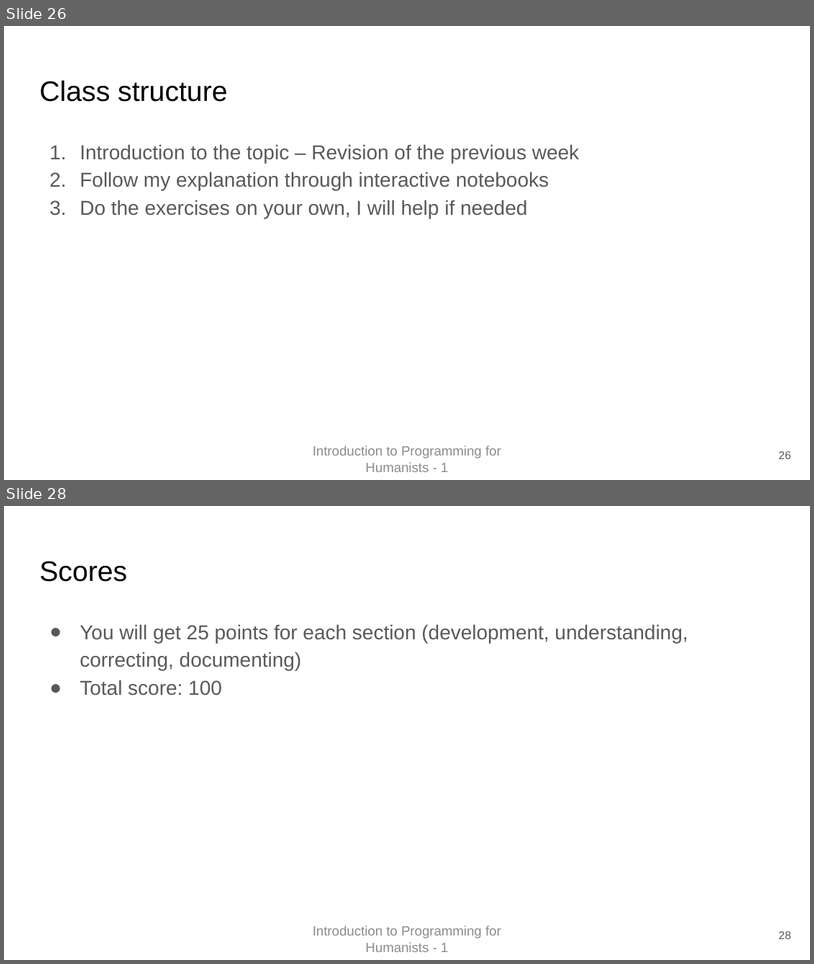
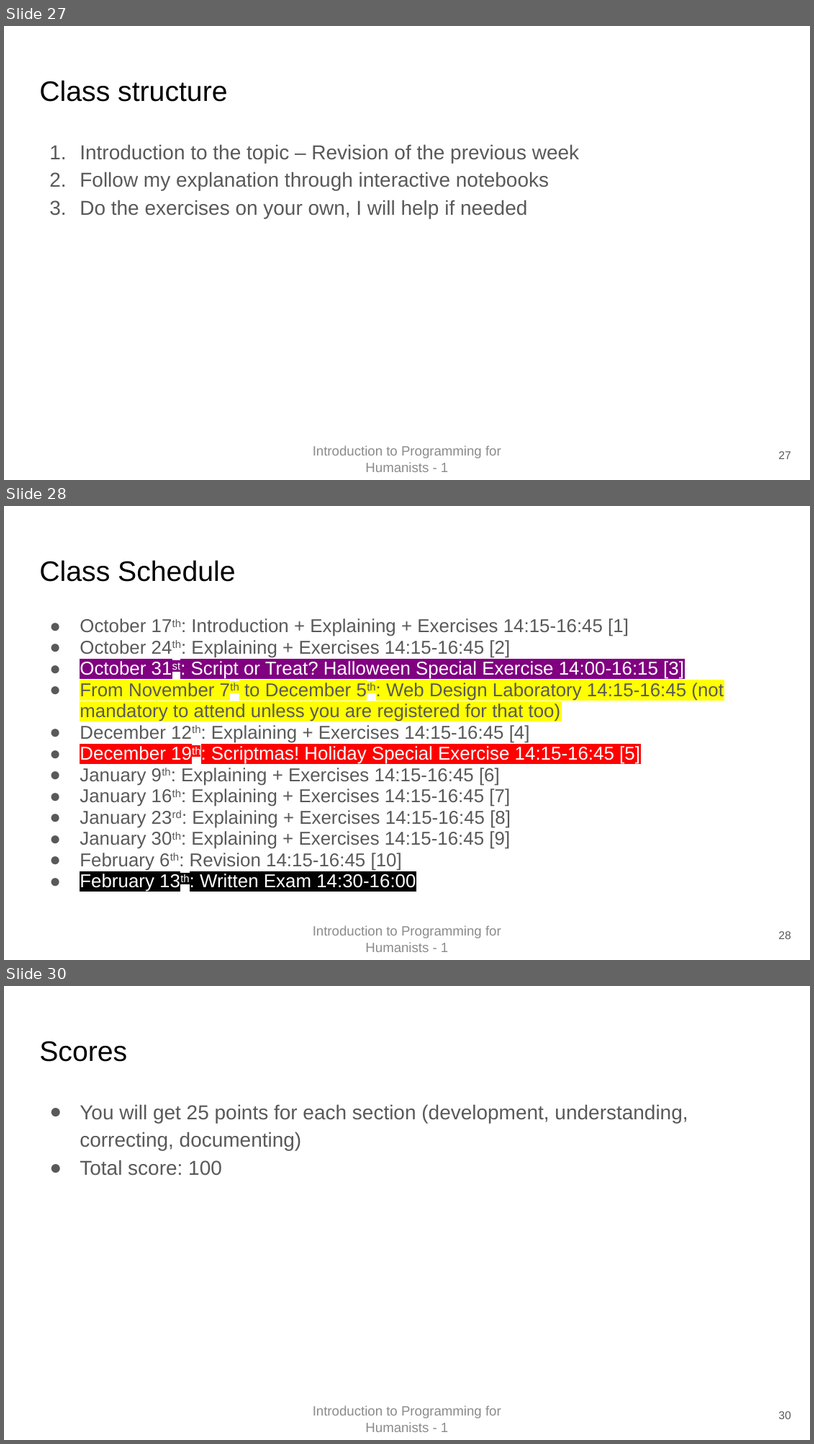
Before and after one commit to EvanEames/IPFH2526, a slide deck: week1/First Class.pptx. Shown one above the other, each under a label of ours: slides 26 and 28 before the commit, slides 27, 28 and 30 after it; the slides between them are not shown. The pictures are 814x964 and 814x1444 pixels, drawn with LibreOffice and Linux fonts; fonts in the diff are those of the drawing. Boxes give left, top, right and bottom in pixels: in the first picture for what was removed or moved away, otherwise in the second. Text is boxed around its words. In the diff, an @@ line names an element or a change of style, - is before the commit and + after.

```diff
--- a/week1/First Class.pptx
+++ b/week1/First Class.pptx
@@ slide 28 added at box(4, 506, 810, 960), background #FFFFFF @@
@@ title added at box(39, 560, 235, 582), 25.2 pt, text #000000 @@
+Class Schedule
@@ text added at box(80, 618, 724, 892), 16.6 pt, text #595959 @@
+● October 17th: Introduction + Explaining + Exercises 14:15-16:45 [1]
+● October 24th: Explaining + Exercises 14:15-16:45 [2]
+● October 31st: Script or Treat? Halloween Special Exercise 14:00-16:15 [3]
+● From November 7th to December 5th: Web Design Laboratory 14:15-16:45 (not mandatory to attend unless you are registered for that too)
+● December 12th: Explaining + Exercises 14:15-16:45 [4]
+● December 19th: Scriptmas! Holiday Special Exercise 14:15-16:45 [5]
+● January 9th: Explaining + Exercises 14:15-16:45 [6]
+● January 16th: Explaining + Exercises 14:15-16:45 [7]
+● January 23rd: Explaining + Exercises 14:15-16:45 [8]
+● January 30th: Explaining + Exercises 14:15-16:45 [9]
+● February 6th: Revision 14:15-16:45 [10]
+● February 13th: Written Exam 14:30-16:00
@@ text added at box(313, 925, 502, 952), 12 pt, text #8C8C8C @@
+Introduction to Programming for Humanists - 1
@@ page number added at box(779, 931, 791, 939), 10 pt, text #595959 @@
+28
@@ what was slide 26 is now slide 27 @@
@@ page number at box(779, 451, 791, 459): text changed @@
-26
+27
@@ what was slide 28 is now slide 30 @@
@@ page number at box(779, 1411, 791, 1419): text changed @@
-28
+30
```
Also in this commit, not shown: 6 slides changed, 2 other slides added.
